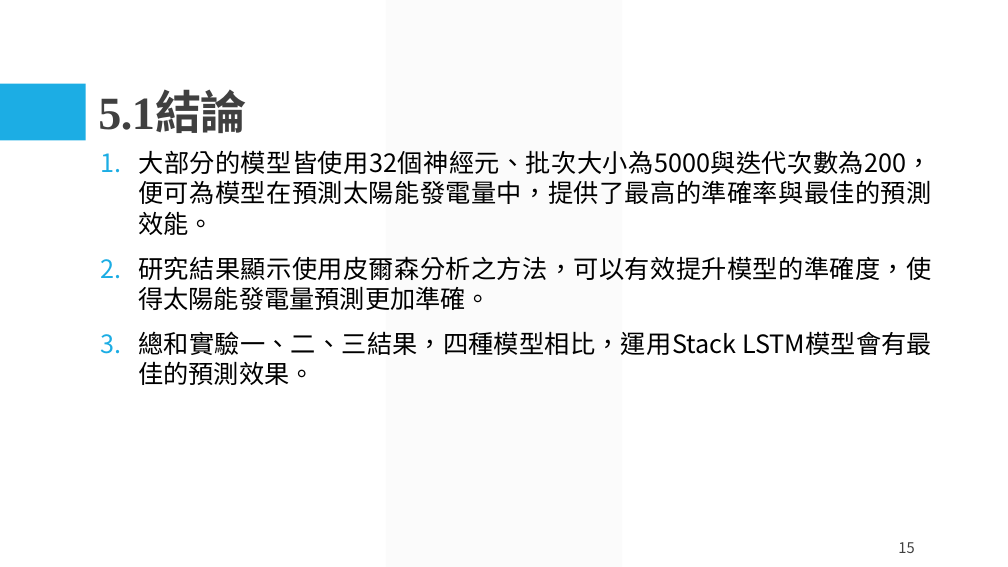
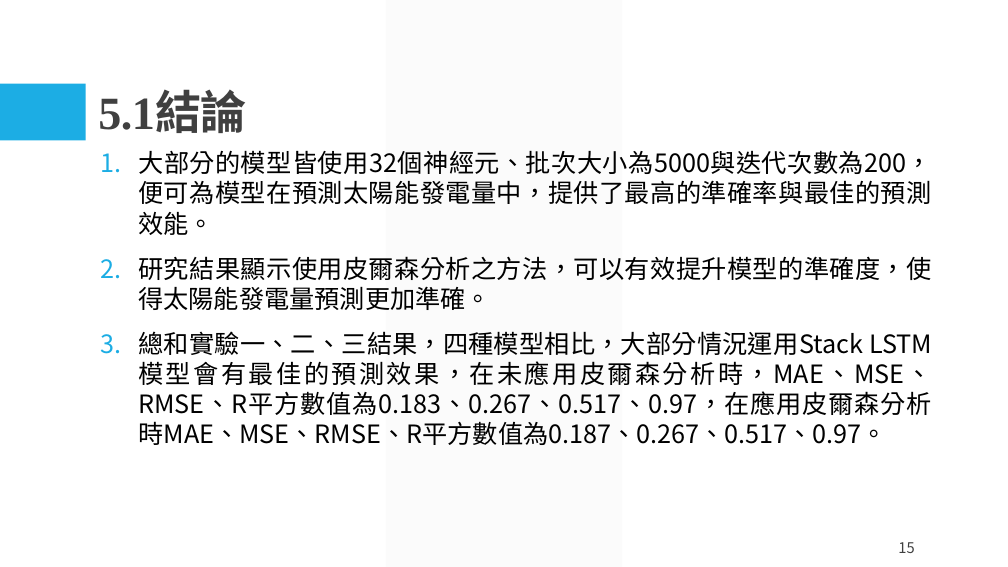
Before and after one commit to cocten/My_Portfolio, a slide deck: slide 15 of 機器學習/RNN、LSTM、Bi-LSTM、Stack_LSTM/論文作品(精簡版).pptx. Drawn at 1008x567 pixels with LibreOffice and Linux fonts; fonts in the diff are those of the drawing. Boxes give left, top, right and bottom in pixels: in the first picture for what was removed or moved away, otherwise in the second. Text is boxed around its words. In the diff, an @@ line names an element or a change of style, - is before the commit and + after.

```diff
--- a/機器學習/RNN、LSTM、Bi-LSTM、Stack_LSTM/論文作品(精簡版).pptx
+++ b/機器學習/RNN、LSTM、Bi-LSTM、Stack_LSTM/論文作品(精簡版).pptx
@@ text at (x1=138, y1=331, x2=933, y2=445): text changed @@
-3. 總和實驗一、二、三結果，四種模型相比，運用Stack LSTM模型會有最佳的預測效果。
+3. 總和實驗一、二、三結果，四種模型相比，大部分情況運用Stack LSTM模型會有最佳的預測效果，在未應用皮爾森分析時，MAE、MSE、RMSE、R平方數值為0.183、0.267、0.517、0.97，在應用皮爾森分析時MAE、MSE、RMSE、R平方數值為0.187、0.267、0.517、0.97。
```
